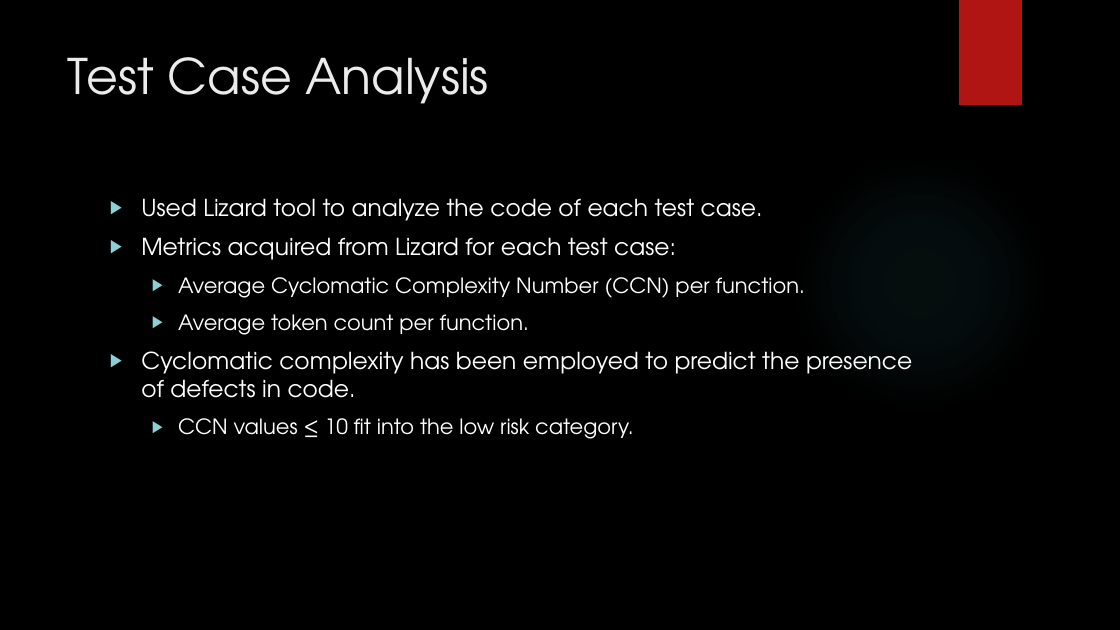
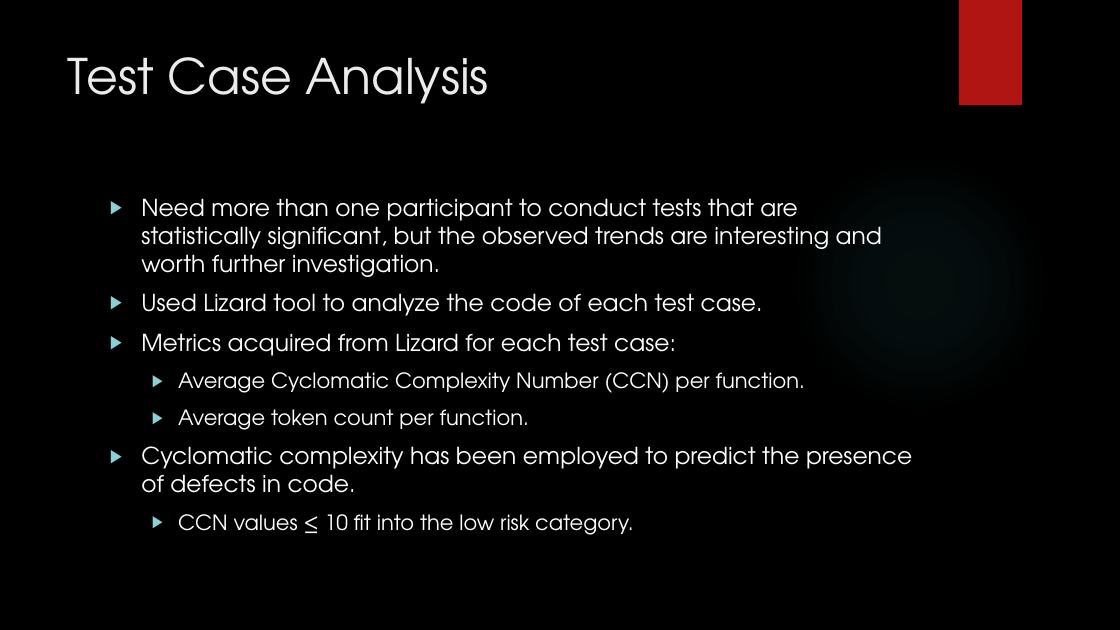
Before and after one commit to JasonGYoung/ProjectReport, a slide deck: slide 56 of DefensePresentation.pptx (slide 58 before the commit). Drawn at 1120x630 pixels with LibreOffice and Linux fonts; fonts in the diff are those of the drawing; background and template pictures are left out. Boxes give left, top, right and bottom in pixels: in the first picture for what was removed or moved away, otherwise in the second. Text is boxed around its words. In the diff, an @@ line names an element or a change of style, - is before the commit and + after.

```diff
--- a/DefensePresentation.pptx
+++ b/DefensePresentation.pptx
@@ text at (141,198,882,277): paragraph added @@
+▶ Need more than one participant to conduct tests that are statistically significant, but the observed trends are interesting and worth further investigation.
```
Also in this commit, not shown: 3 other slides changed, 4 slides added, 1 slide removed.
